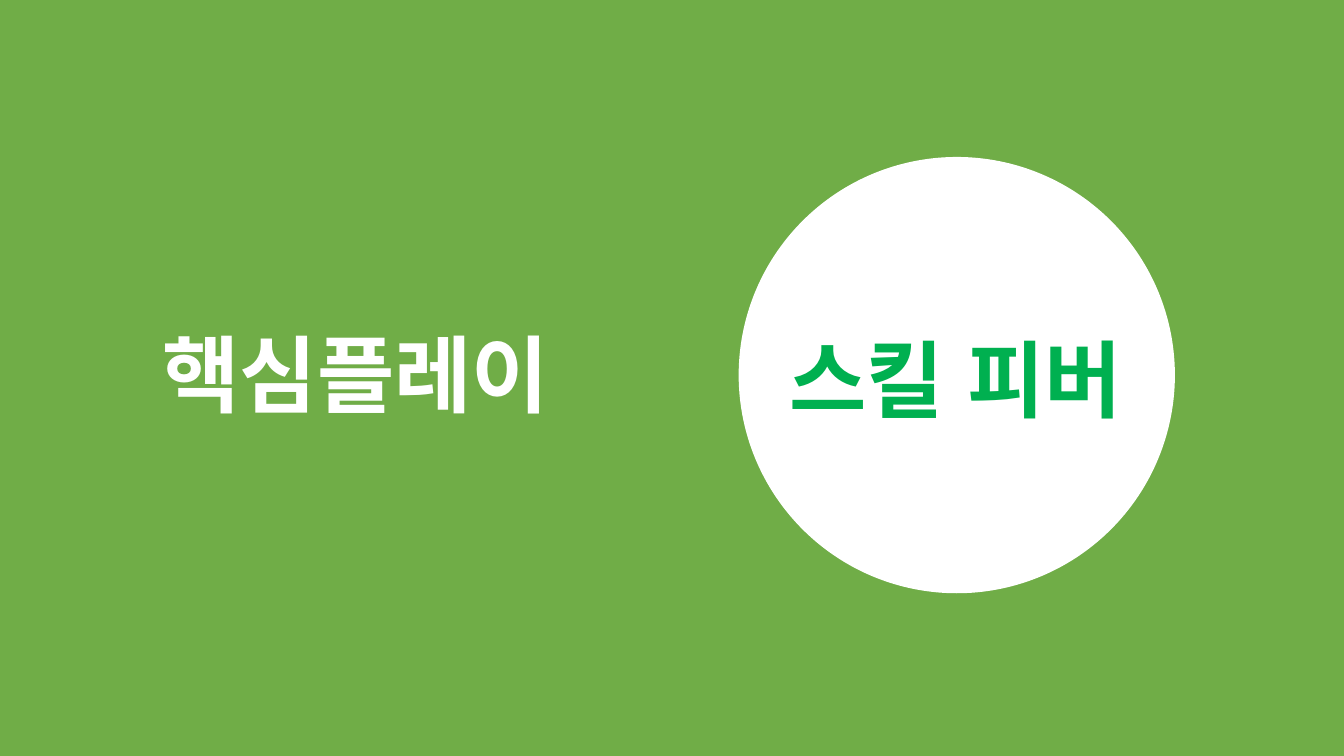
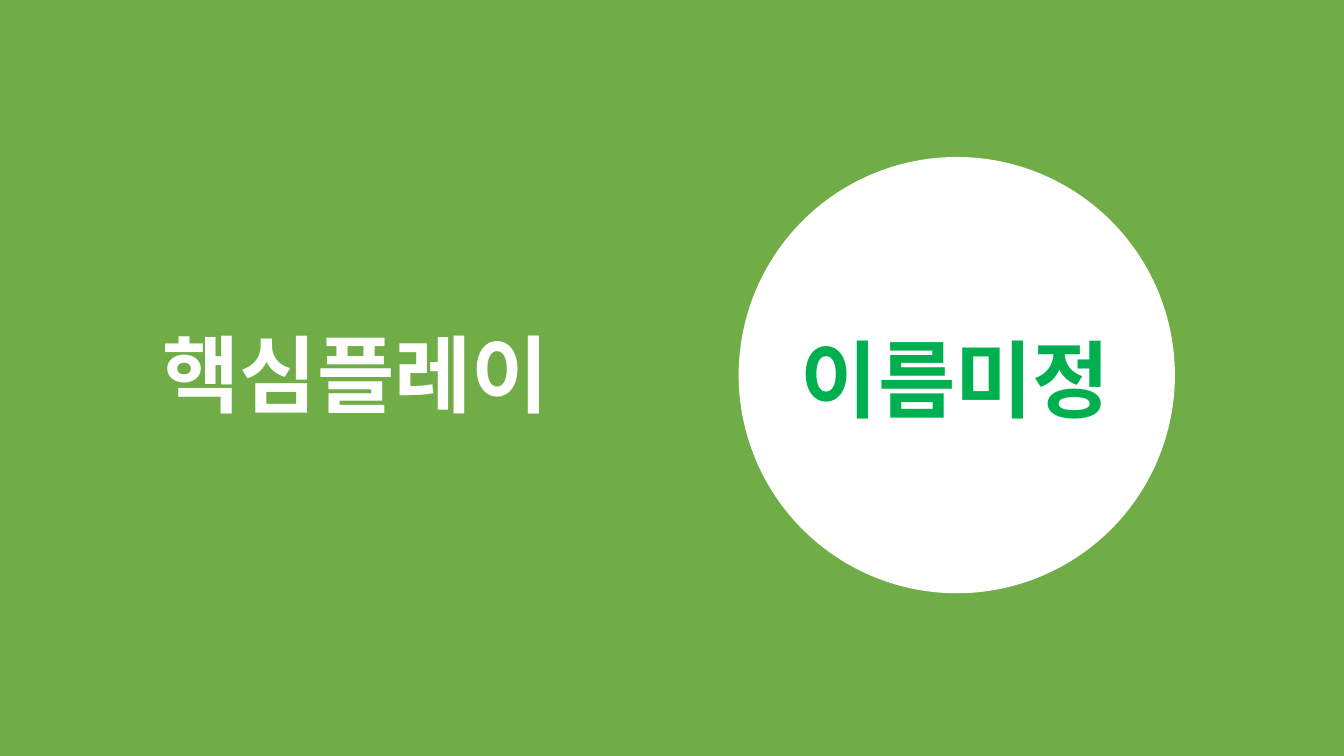
Before and after one commit to korleinster/gamebusdriver, a slide deck: slide 19 of documents/[13신창섭150702]졸업작품 제안서 초안.pptx. Drawn at 1344x756 pixels with LibreOffice and Linux fonts; fonts in the diff are those of the drawing. Boxes give left, top, right and bottom in pixels: in the first picture for what was removed or moved away, otherwise in the second. Text is boxed around its words. In the diff, an @@ line names an element or a change of style, - is before the commit and + after.

```diff
--- a/documents/[13신창섭150702]졸업작품 제안서 초안.pptx
+++ b/documents/[13신창섭150702]졸업작품 제안서 초안.pptx
@@ text at (801, 340, 1110, 419): text changed @@
-스킬 피버
+이름미정
```
Also in this commit, not shown: 15 other files.
